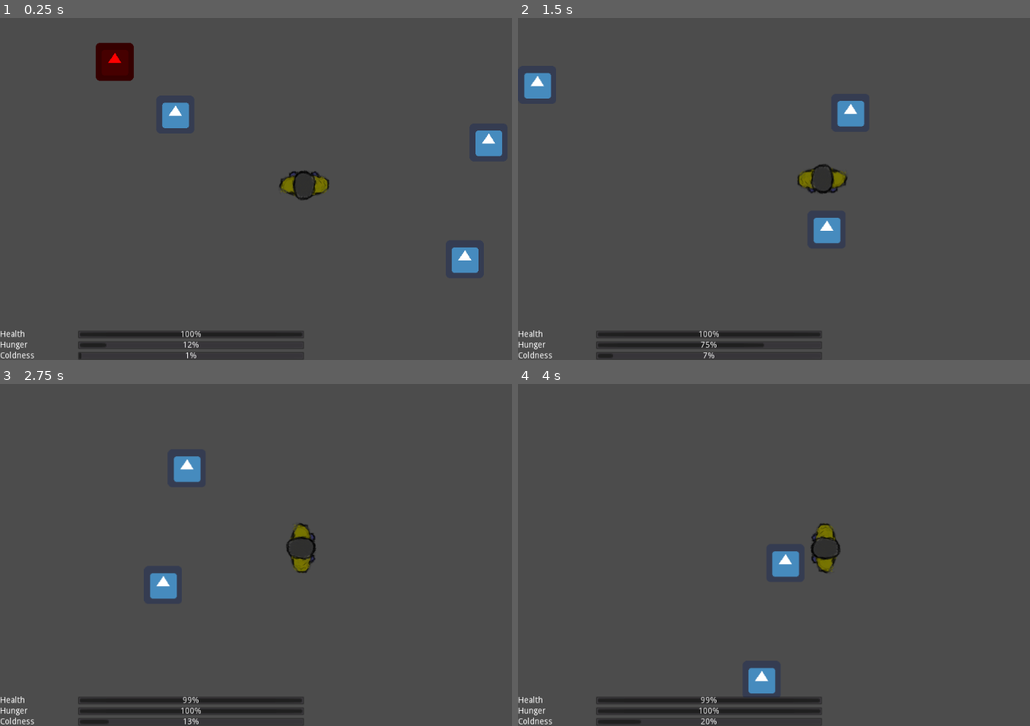
Above: before the commit, frames 1-4 (two rows, left to right).
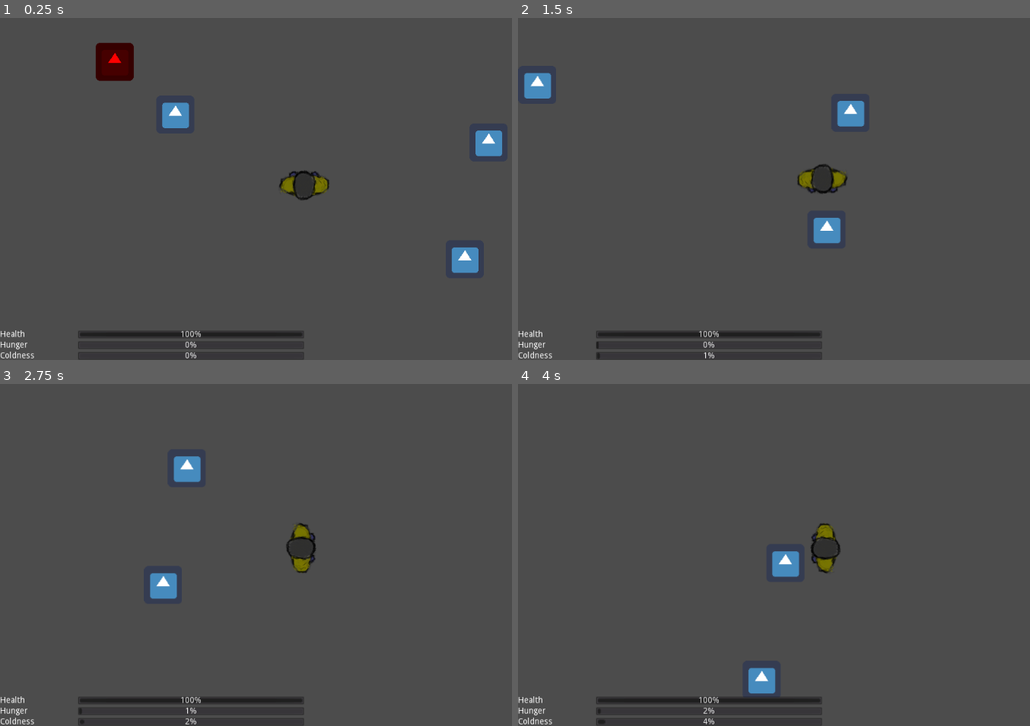
Above: after the commit, the same moments.

Repository: MilanVasko/ludum-dare-50
Game: Godot game, scene res://ingame/ingame.tscn
Two runs of this game, one before a commit and one after it. Both use one fixed random seed, a clock stepped at 60 frames per second and the inputs below. The engine's default icon, where the game draws it, is replaced by a stand-in: a white triangle on a blue panel in a dark square.
Inputs:
- Up to frame 1 (0.25 s): no input
- Up to frame 2 (1.5 s): tap Enter at 0.5 s; hold D (right) 0.53-1.28 s; hold Shift (run) 0.53-1.28 s; hold S (down) from 1.28 s (still down); tap Shift (run) at 1.35 s
- Up to frame 3 (2.75 s): release S (down) at 2.03 s; hold D (right) from 2.03 s (still down); hold Shift (run) from 2.03 s (still down)
- Up to frame 4 (4 s): release D (right) at 2.78 s; release Shift (run) at 2.78 s; hold W (up) 2.78-3.53 s; tap Shift (run) at 2.85 s; hold A (left) from 3.53 s (still down); hold Shift (run) from 3.53 s (still down)

The runs differ from the first frame. In frame 1, less than 0.1% of the frame differs, in the area x 15-39%, y 94-100%; in frame 2, 0.3%; in frame 3, 0.4%; in frame 4, 0.4%, in the area x 16-59%, y 91-100%.

Commit message:
Implement death screen

Diff:
--- a/fire/fire.gd
+++ b/fire/fire.gd
@@ -1,12 +1,10 @@
 extends Area2D
-
-export(float) var damage := 0.3
 
 func _on_body_entered(body: PhysicsBody2D) -> void:
 	if body.has_method("_on_fire_entered"):
-		body.on_fire_entered(damage)
+		body._on_fire_entered()
 
 
 func _on_body_exited(body: PhysicsBody2D) -> void:
 	if body.has_method("_on_fire_exited"):
-		body.on_fire_exited(damage)
+		body._on_fire_exited()
--- a/ingame_gui/ingame_gui.gd
+++ b/ingame_gui/ingame_gui.gd
@@ -3,6 +3,10 @@
 onready var health_bar := $Stats/Health/ProgressBar
 onready var hunger_bar := $Stats/Hunger/ProgressBar
 onready var coldness_bar := $Stats/Coldness/ProgressBar
+onready var death_screen := $DeathScreen
+
+func _ready():
+	death_screen.visible = false
 
 func _on_health_changed(new_health: float) -> void:
 	health_bar.value = new_health * health_bar.max_value
@@ -12,3 +16,12 @@
 
 func _on_coldness_changed(new_coldness: float) -> void:
 	coldness_bar.value = new_coldness * coldness_bar.max_value
+
+func _on_player_died() -> void:
+	death_screen.visible = true
+
+func _on_try_again_pressed():
+	get_tree().reload_current_scene()
+
+func _on_main_menu_pressed():
+	get_tree().change_scene("res://main_menu/main_menu.tscn")
--- a/ingame_gui/ingame_gui.tscn
+++ b/ingame_gui/ingame_gui.tscn
@@ -2,7 +2,7 @@
 
 [ext_resource path="res://ingame_gui/ingame_gui.gd" type="Script" id=1]
 
-[node name="GUI" type="Control" groups=["coldness_subscriber", "health_subscriber", "hunger_subscriber"]]
+[node name="GUI" type="Control" groups=["coldness_subscriber", "health_subscriber", "hunger_subscriber", "player_death_subscriber"]]
 anchor_right = 1.0
 anchor_bottom = 1.0
 script = ExtResource( 1 )
@@ -80,3 +80,42 @@
 size_flags_horizontal = 3
 size_flags_vertical = 3
 size_flags_stretch_ratio = 3.0
+
+[node name="DeathScreen" type="Panel" parent="."]
+anchor_left = 0.3
+anchor_top = 0.3
+anchor_right = 0.7
+anchor_bottom = 0.7
+
+[node name="Label" type="Label" parent="DeathScreen"]
+anchor_right = 1.0
+anchor_bottom = 1.0
+margin_bottom = -50.0
+text = "You have died."
+align = 1
+valign = 1
+
+[node name="Buttons" type="HBoxContainer" parent="DeathScreen"]
+anchor_top = 1.0
+anchor_right = 1.0
+anchor_bottom = 1.0
+margin_top = -50.0
+margin_right = 0.400024
+
+[node name="TryAgain" type="Button" parent="DeathScreen/Buttons"]
+margin_right = 203.0
+margin_bottom = 50.0
+size_flags_horizontal = 3
+size_flags_vertical = 3
+text = "Try again"
+
+[node name="MainMenu" type="Button" parent="DeathScreen/Buttons"]
+margin_left = 207.0
+margin_right = 410.0
+margin_bottom = 50.0
+size_flags_horizontal = 3
+size_flags_vertical = 3
+text = "Main Menu"
+
+[connection signal="pressed" from="DeathScreen/Buttons/TryAgain" to="." method="_on_try_again_pressed"]
+[connection signal="pressed" from="DeathScreen/Buttons/MainMenu" to="." method="_on_main_menu_pressed"]
--- a/player/player.gd
+++ b/player/player.gd
@@ -2,10 +2,14 @@
 
 const WALKING_SPEED := 200.0
 const RUNNING_SPEED := 350.0
-const COLDNESS_FILL_PER_SECOND := 0.05
+const COLDNESS_FILL_PER_SECOND := 0.01
 const COLDNESS_HEALTH_DECAY_PER_SECOND := 0.001
-const HUNGER_FILL_PER_SECOND := 0.5
+const HUNGER_FILL_PER_SECOND := 0.005
 const HUNGER_HEALTH_DECAY_PER_SECOND := 0.001
+const FIRE_DECAY_PER_SECOND := 0.2
+
+var dead := false
+var in_fire := false
 
 var health := 1.0
 var coldness := 0.0
@@ -17,9 +21,17 @@
 	get_tree().call_group("coldness_subscriber", "_on_coldness_changed", coldness)
 
 func _process(delta: float) -> void:
+	if dead:
+		return
 	update_health(delta)
 	update_hunger(delta)
 	update_coldness(delta)
+
+func _on_fire_entered() -> void:
+	in_fire = true
+
+func _on_fire_exited() -> void:
+	in_fire = false
 
 func update_health(delta: float) -> void:
 	var health_decay := 0.0
@@ -27,9 +39,17 @@
 		health_decay += COLDNESS_HEALTH_DECAY_PER_SECOND * delta
 	if hunger >= 1.0:
 		health_decay += HUNGER_HEALTH_DECAY_PER_SECOND * delta
+	if in_fire:
+		health_decay += FIRE_DECAY_PER_SECOND * delta
 	if health_decay > 0.0:
 		health -= health_decay
 		get_tree().call_group("health_subscriber", "_on_health_changed", health)
+		if health <= 0.0:
+			die()
+
+func die():
+	dead = true
+	get_tree().call_group("player_death_subscriber", "_on_player_died")
 
 func update_hunger(delta: float) -> void:
 	if hunger < 1.0:
@@ -42,6 +62,9 @@
 		get_tree().call_group("coldness_subscriber", "_on_coldness_changed", coldness)
 
 func _physics_process(delta: float) -> void:
+	if dead:
+		return
+
 	var direction := Vector2(
 		Input.get_action_strength("right") - Input.get_action_strength("left"),
 		Input.get_action_strength("down") - Input.get_action_strength("up")
